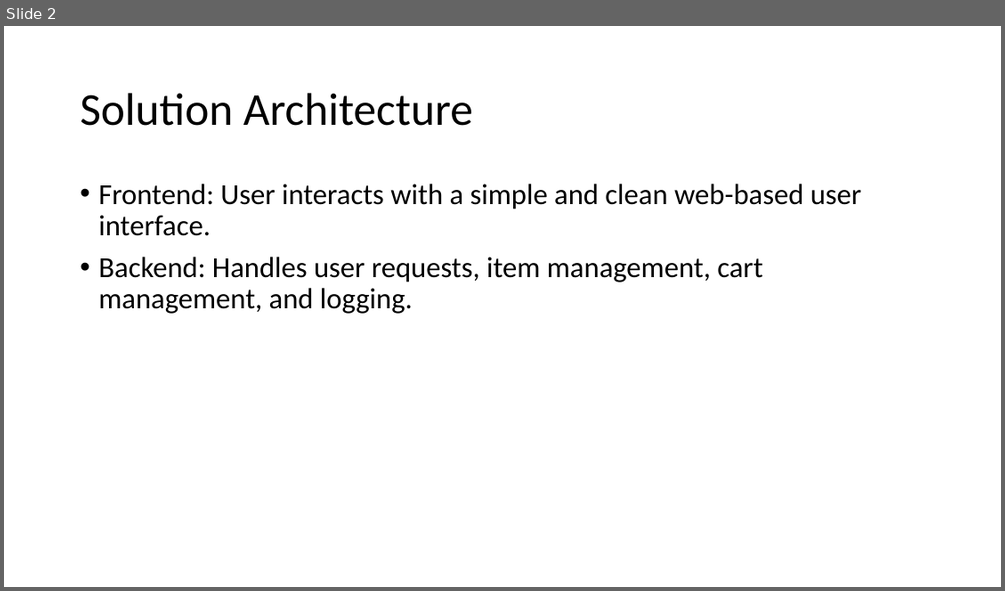
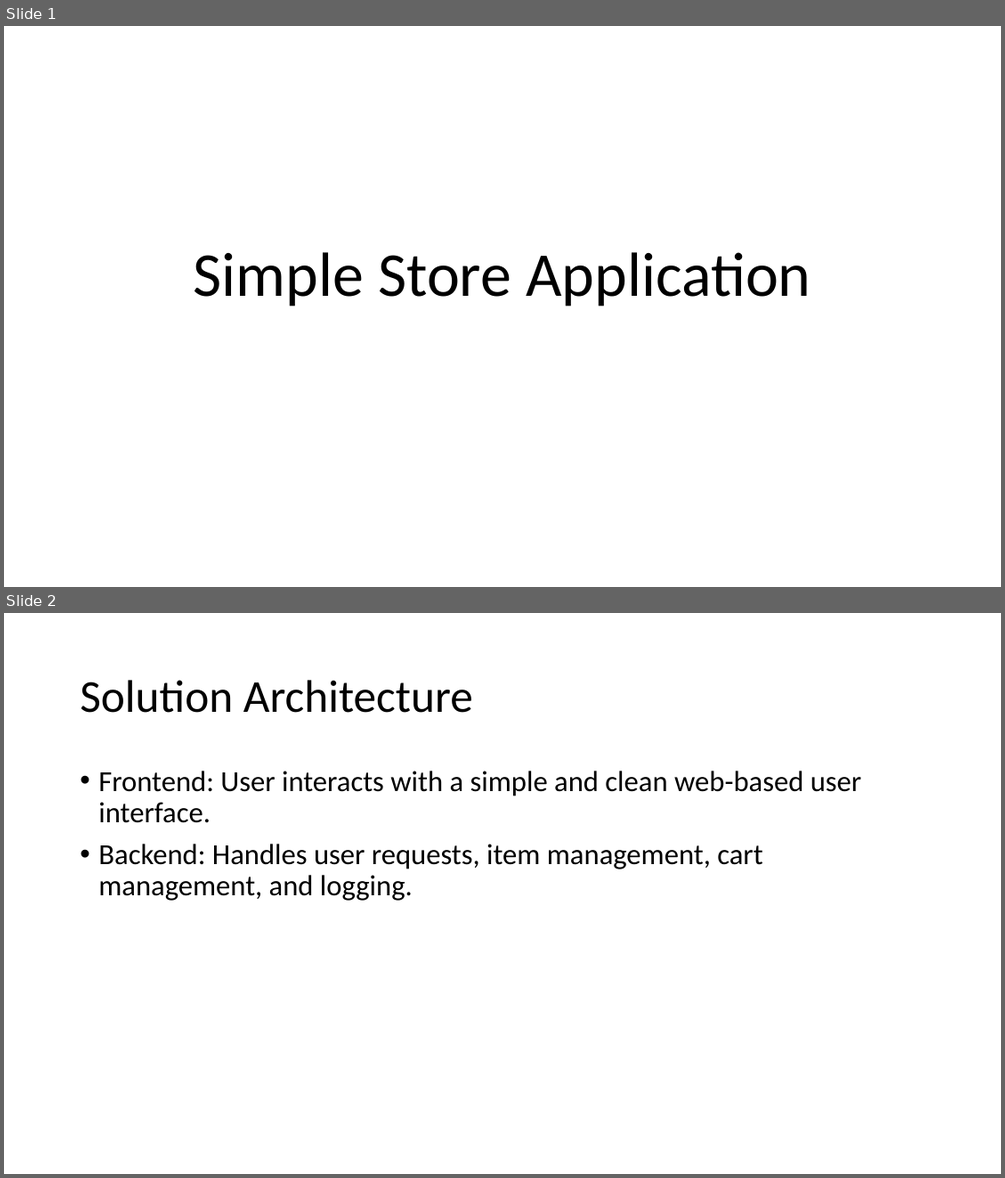
Before and after one commit to jonathanputra23/React-Store-Transactions, a slide deck: Presentation1.pptx. Shown one above the other, each under a label of ours: slide 2 before the commit, slides 1 and 2 after it. The pictures are 1005x591 and 1005x1178 pixels, drawn with LibreOffice and Linux fonts; fonts in the diff are those of the drawing. Boxes give left, top, right and bottom in pixels: in the first picture for what was removed or moved away, otherwise in the second. Text is boxed around its words. In the diff, an @@ line names an element or a change of style, - is before the commit and + after.

```diff
--- a/Presentation1.pptx
+++ b/Presentation1.pptx
@@ slide 1 added at [4, 26, 1001, 587], background #FFFFFF @@
@@ title added at [194, 252, 811, 306], 60 pt, text #000000 @@
+Simple Store Application
```
Also in this commit, not shown: 1 slide changed, 4 slides removed, 6 other files.
